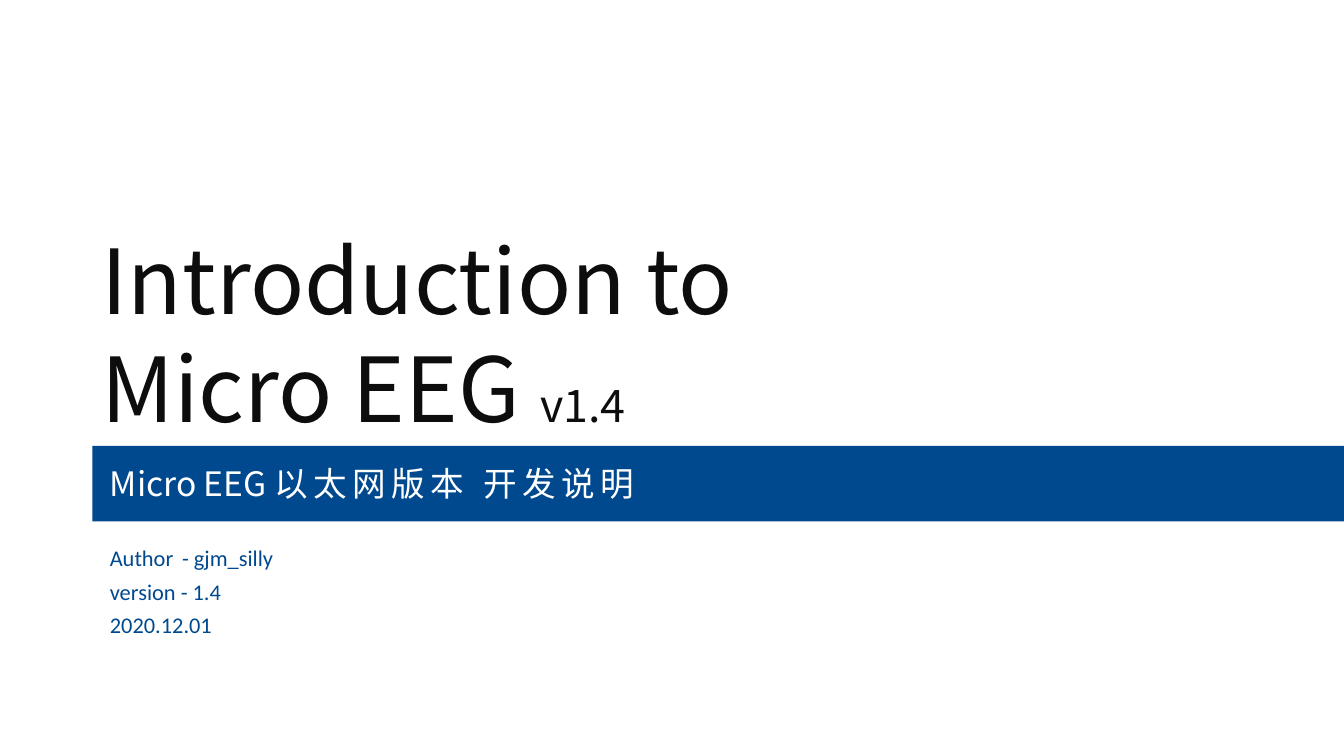
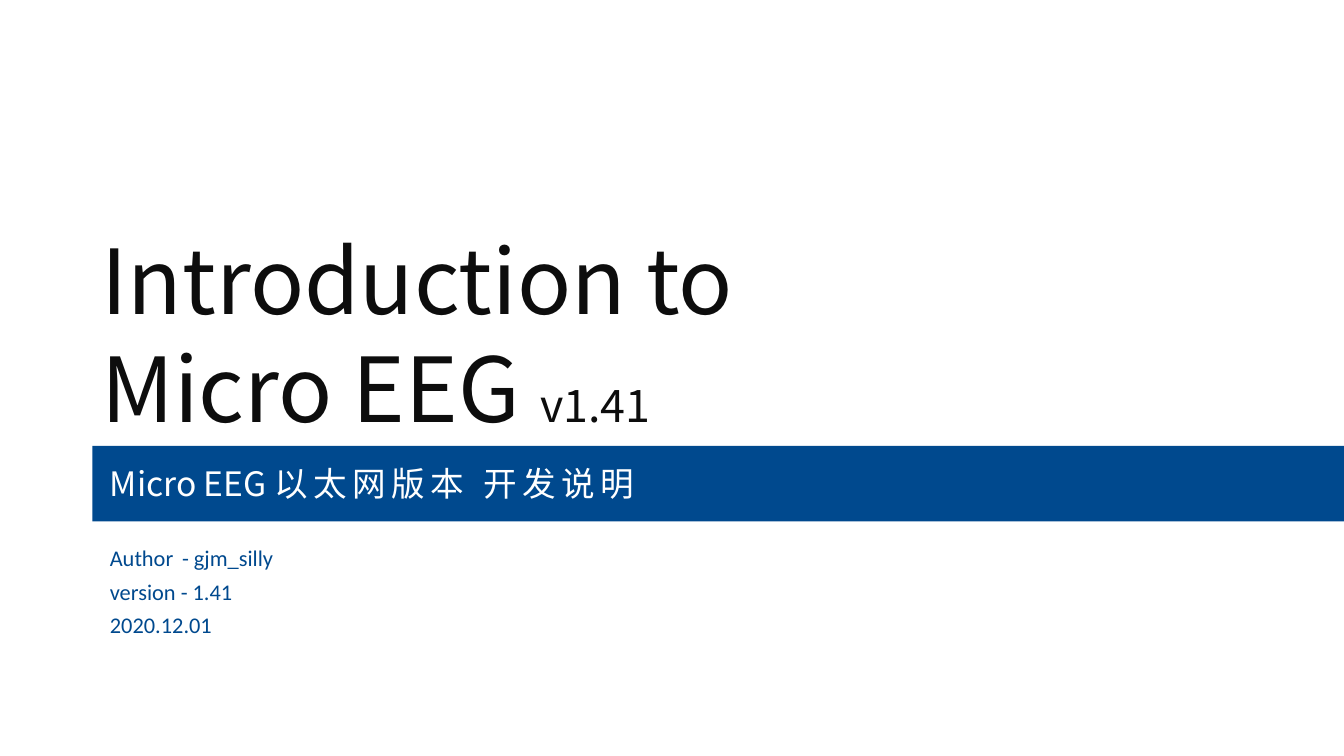
Before and after one commit to gjmsilly/MicroEEG, a slide deck: slide 1 of Info/MicroEEG以太网版通讯协议v1.4.pptx. Drawn at 1344x756 pixels with LibreOffice and Linux fonts; fonts in the diff are those of the drawing. Boxes give left, top, right and bottom in pixels: in the first picture for what was removed or moved away, otherwise in the second. Text is boxed around its words. In the diff, an @@ line names an element or a change of style, - is before the commit and + after.

```diff
--- a/Info/MicroEEG以太网版通讯协议v1.4.pptx
+++ b/Info/MicroEEG以太网版通讯协议v1.4.pptx
@@ title at bbox=[102, 242, 733, 423]: text changed @@
-Introduction to
-Micro EEG v1.4
+Introduction to
+Micro EEG v1.41
@@ text at bbox=[110, 584, 233, 600]: text changed @@
-version - 1.4
+version - 1.41
```
Also in this commit, not shown: 2 other slides changed, 14 other files.
